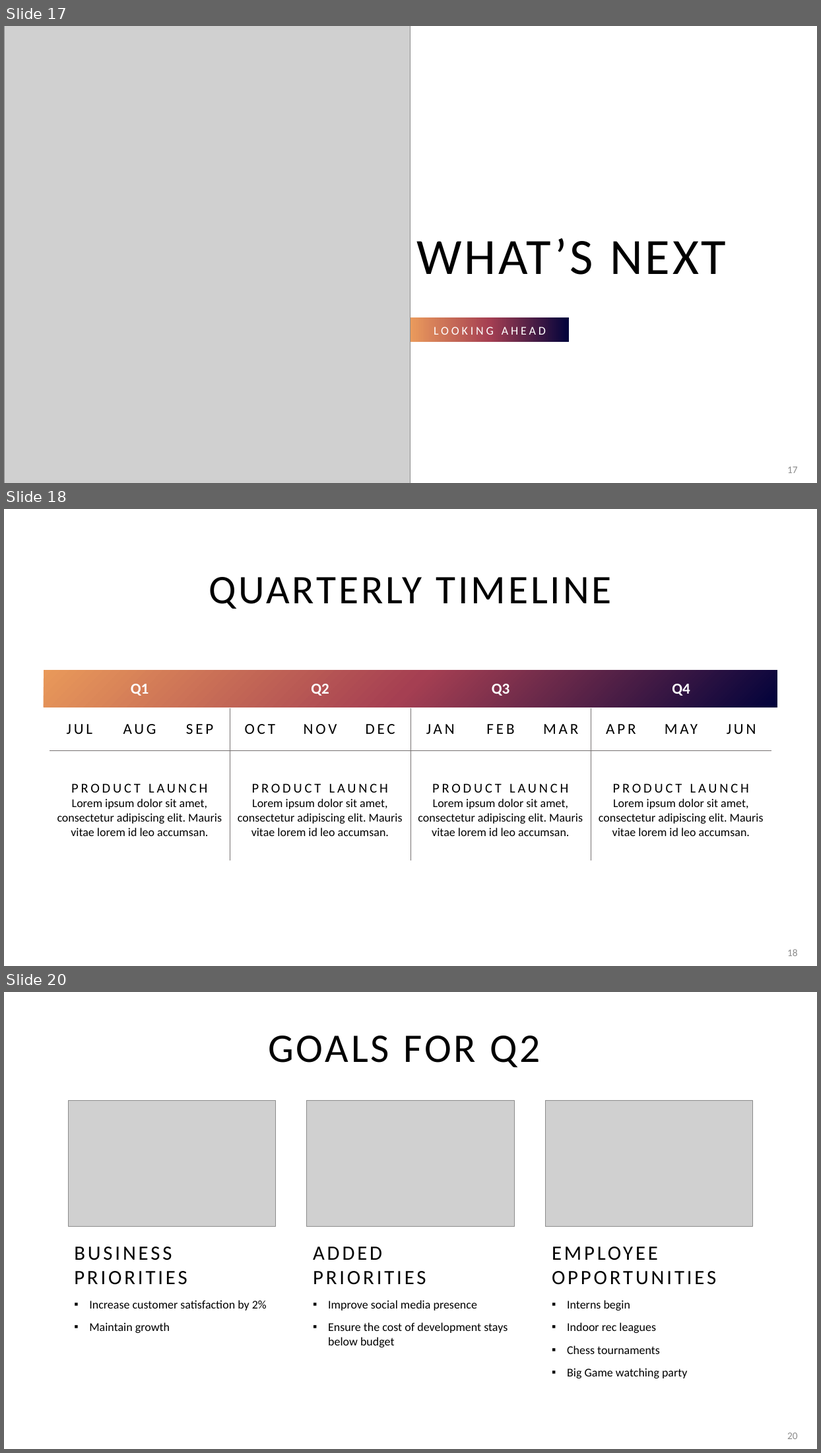
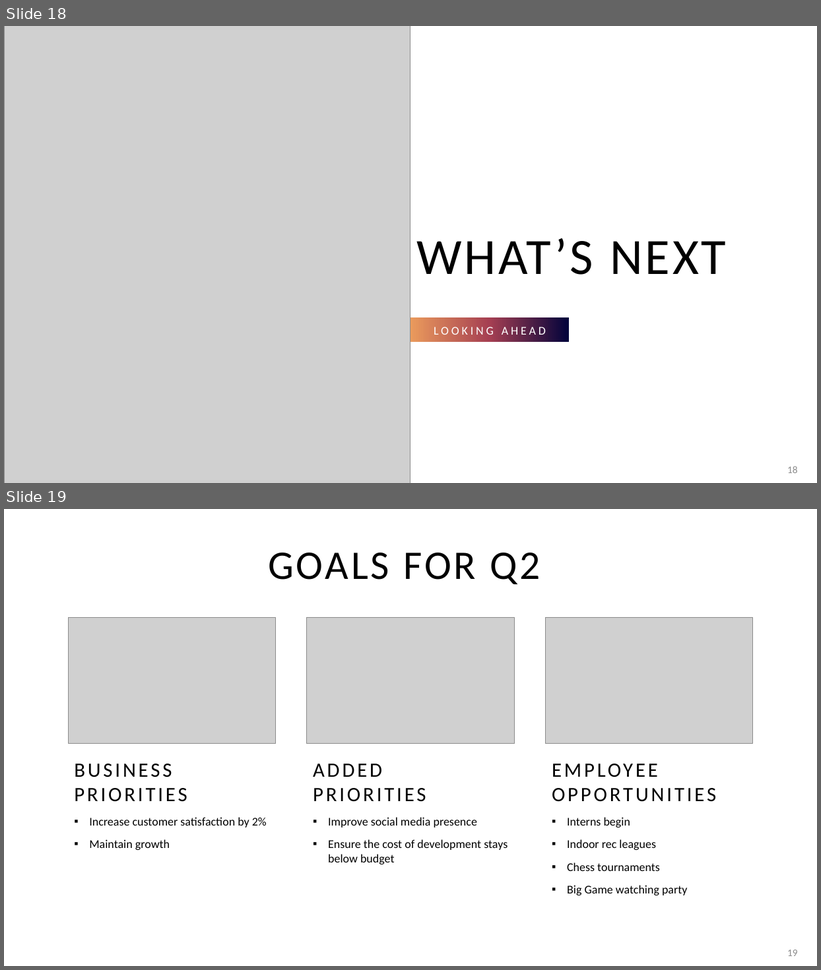
Before and after one commit to faridnec/forecasting-tech-adoption, a slide deck: presentation.pptx. Shown one above the other, each under a label of ours: slides 17, 18 and 20 before the commit, slides 18 and 19 after it; the slides between them are not shown. The pictures are 821x1453 and 821x970 pixels, drawn with LibreOffice and Linux fonts; fonts in the diff are those of the drawing; grey boxes stand for pictures. Boxes give left, top, right and bottom in pixels: in the first picture for what was removed or moved away, otherwise in the second. Text is boxed around its words. In the diff, an @@ line names an element or a change of style, - is before the commit and + after.

```diff
--- a/presentation.pptx
+++ b/presentation.pptx
@@ slide 18 removed at (x1=4, y1=509, x2=817, y2=966), background #FFFFFF @@
@@ title removed at (x1=209, y1=577, x2=612, y2=609) @@
-QUARTERLY TIMELINE
@@ rectangle removed at (x1=44, y1=670, x2=778, y2=707) @@
@@ table removed at (x1=50, y1=669, x2=774, y2=861), 3 rows, 12 columns @@
-Q1 |  |  | Q2 |  |  | Q3 |  |  | Q4 |  | 
-JUL | AUG | SEP | OCT | NOV | DEC | JAN | FEB | MAR | APR | MAY | JUN
-PRODUCT LAUNCH / Lorem ipsum dolor sit amet, consectetur adipiscing elit. Mauris vitae lorem id leo accumsan. |  |  | PRODUCT LAUNCH / Lorem ipsum dolor sit amet, consectetur adipiscing elit. Mauris vitae lorem id leo accumsan. |  |  | PRODUCT LAUNCH / Lorem ipsum dolor sit amet, consectetur adipiscing elit. Mauris vitae lorem id leo accumsan. |  |  | PRODUCT LAUNCH / Lorem ipsum dolor sit amet, consectetur adipiscing elit. Mauris vitae lorem id leo accumsan. |  | 
@@ page number removed at (x1=787, y1=949, x2=798, y2=956) @@
-18
@@ what was slide 17 is now slide 18 @@
@@ page number at (x1=787, y1=466, x2=798, y2=473): text changed @@
-17
+18
@@ what was slide 20 is now slide 19 @@
@@ page number at (x1=787, y1=950, x2=798, y2=956): text changed @@
-20
+19
```
Also in this commit, not shown: 2 slides changed, 1 slide added, 1 other slide removed, 4 other files.
